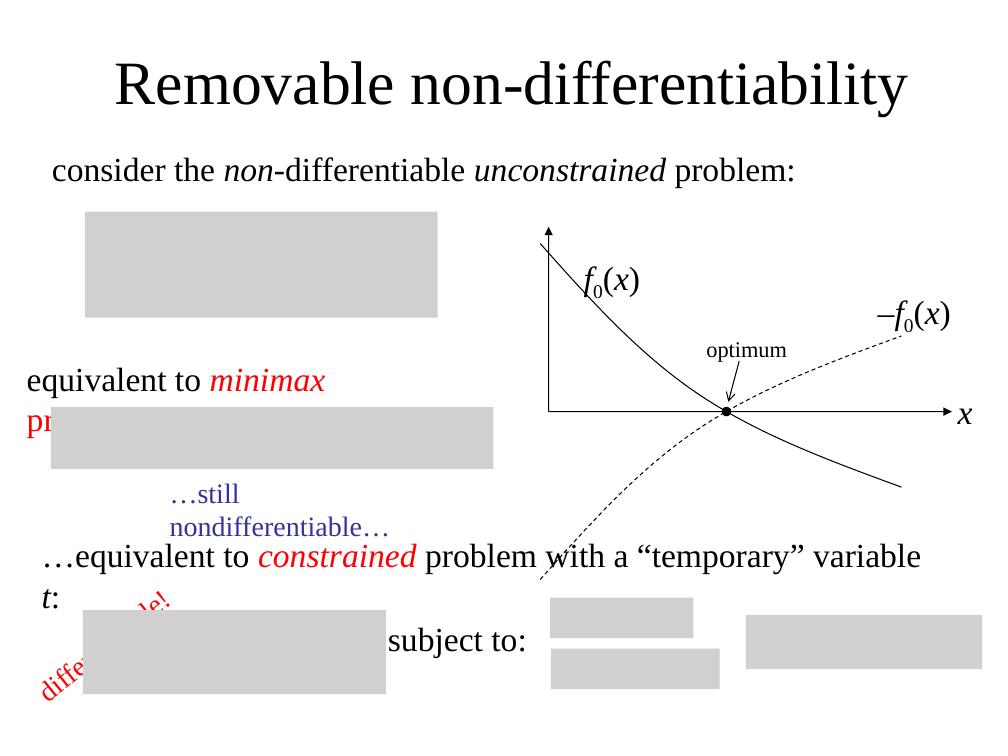
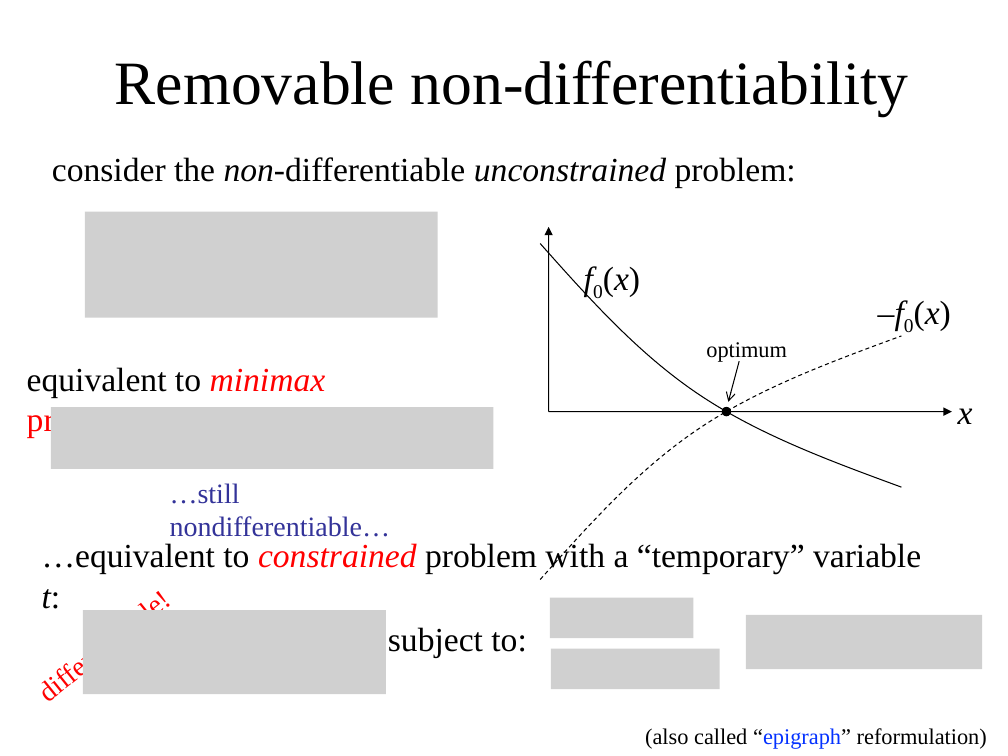
Before and after one commit to mitmath/18335, a slide deck: slide 10 of notes/optimization.pptx. Drawn at 1008x756 pixels with LibreOffice and Linux fonts; fonts in the diff are those of the drawing; grey boxes stand for pictures. Boxes give left, top, right and bottom in pixels: in the first picture for what was removed or moved away, otherwise in the second. Text is boxed around its words. In the diff, an @@ line names an element or a change of style, - is before the commit and + after.

Commit message:
slide fixes

```diff
--- a/notes/optimization.pptx
+++ b/notes/optimization.pptx
@@ text added at <box>645,728,987,749</box>, 16 pt, text #000000 @@
+(also called “epigraph” reformulation)
```
Also in this commit, not shown: 2 other slides changed, 1 other file.
